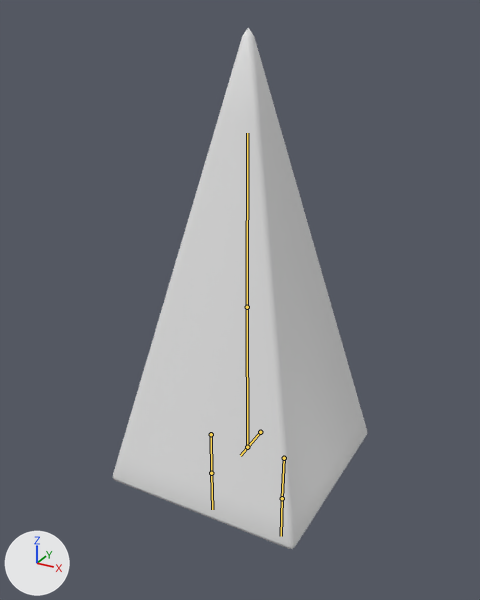
An edit to the FBX model Assets/Visual/Models/Character Models/Shapie_Cone.fbx, drawn before and after from the same camera.
The view is the same before and after, from a 50 mm camera at (0.54, -1.009, 1.034) aimed at (-0.018, 0.005, 0.527). Arrows for +X, +Y and +Z are at lower left; the lights stay in place. The bones that bend it are drawn over the model as lines.
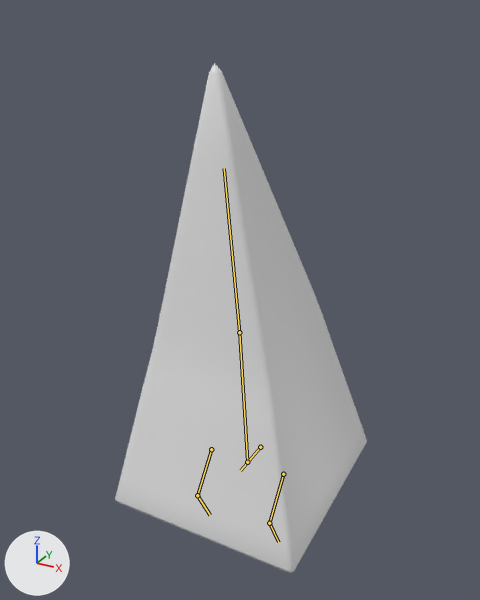
The newer file adds an action. The first version stands in its rest pose; the second is drawn at frame 11 of the action 'metarig|Celebrate 02 Loop'.

Location of each change, [x1, y1, x2, y2] in pixels of the pictures (480 x 600 px):
'Cone.001', posed
    before: [113, 28, 367, 549]
    after: [115, 63, 367, 573]
bone 'spine', root to tip
    before: (260, 432) to (240, 455)
    after: (260, 447) to (240, 470)
bone 'spine.001', root to tip
    before: (247, 447) to (247, 307)
    after: (247, 462) to (239, 332)
bone 'spine.002', root to tip
    before: (247, 307) to (247, 133)
    after: (239, 332) to (224, 168)
bone 'shin.L', root to tip
    before: (284, 458) to (282, 498)
    after: (283, 474) to (269, 523)
bone 'shin.L.001', root to tip
    before: (282, 498) to (281, 536)
    after: (269, 523) to (278, 542)
bone 'shin.R', root to tip
    before: (211, 434) to (211, 473)
    after: (211, 449) to (197, 495)
bone 'shin.R.001', root to tip
    before: (211, 473) to (212, 509)
    after: (197, 495) to (210, 515)

The change in detail:
Bone 'spine' (bone_spine) moves from (0.0, 0.0, 0.0) to (0.0, 0.0, 0.039).
Bone 'spine.001' (bone_spine_001) turns from (0, 0, 0) to (5, 0, 0) degrees about its own x, y and z.
Bone 'spine.002' (bone_spine_002) turns from (0, 0, 0) to (4, 0, 0) degrees about its own x, y and z.
Bone 'shin.L' (bone_shin_l) turns from (0, 0, 0) to (-36, 0, 0) degrees about its own x, y and z.
Bone 'shin.L.001' (bone_shin_l_001) turns from (0, 0, 0) to (64, 0, 0) degrees about its own x, y and z.
Bone 'shin.R' (bone_shin_r) turns from (0, 0, 0) to (-36, 0, 0) degrees about its own x, y and z.
Bone 'shin.R.001' (bone_shin_r_001) turns from (0, 0, 0) to (64, 0, 0) degrees about its own x, y and z.
